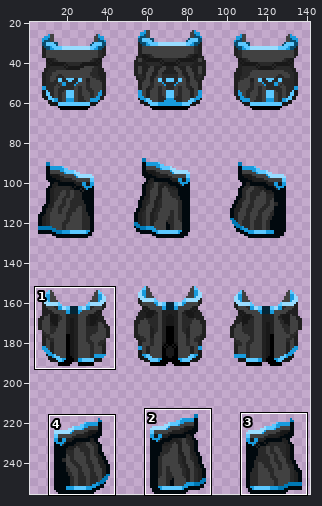
Two versions of one sprite sheet, data/sprites/outfit/dress/dress_065.png. Above, an overview of the earlier version with the close-up marked.
Close-up. Before:
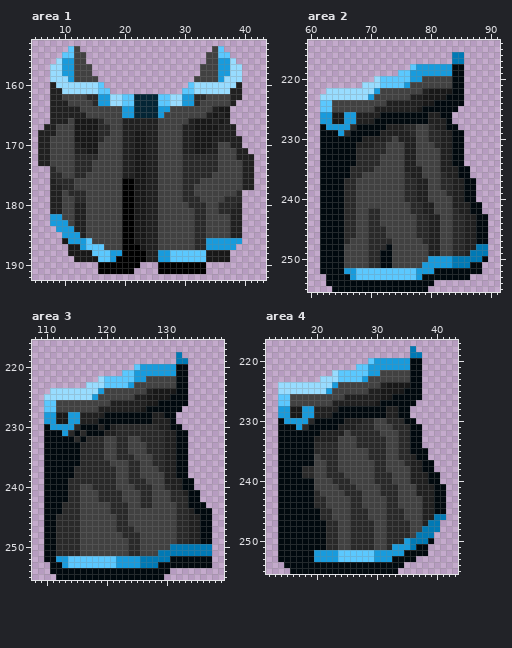
The file is 144x256 pixels. Shown: area 1: x 5..43, y 153..192; area 2: x 60..91, y 214..255; area 3: x 108..139, y 216..255; area 4: x 12..43, y 217..255. The wide view leaves out empty margins. The commit also changed other parts of the picture, which this record leaves out.
After:
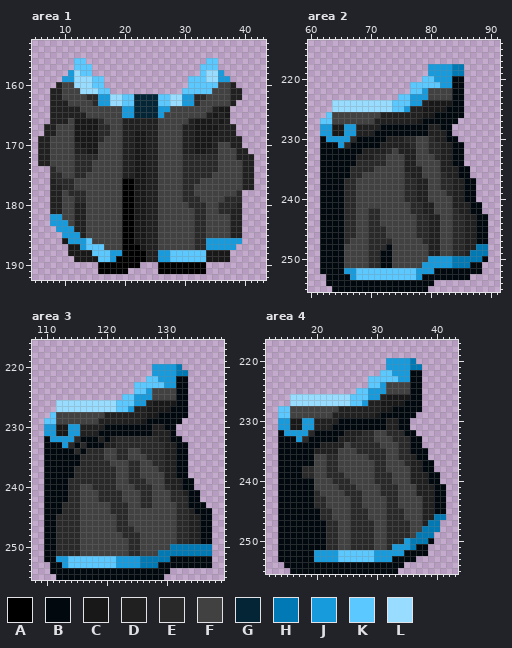
Palette (. is transparent): A #000000  B #01090e  C #181818  D #202020  E #292929  F #414141  G #042535  H #0079b5  J #189bdd  K #5bc8ff  L #98dcff
From old to new:
Area 1:
y 154: x 11..12 KF -> ..; x 35..36 FK -> ..
y 155: x 10..13 KKFF -> ....; x 34..37 FFKK -> ....
y 156: x 9..13 LJJFF -> ...KK; x 34..38 FFJJL -> KK...
y 157: x 8..14 LLJJFFF -> ....KKK; x 33..39 FFFJJLL -> KKK....
y 158: x 8..10 LLJ -> ...; x 12..14 FFF -> LKK; x 33..35 FFF -> KLL; x 37..39 JLL -> ...
y 159: x 8..10 LLL -> ..J; x 12..16 FFFF. -> LLLKK; x 31..35 .FFFF -> KKKLL; x 37..39 LLL -> J..
y 160: x 8..11 DLLL -> .DFF; x 15 L -> K; x 32..39 LLLLLLLD -> KKKKFFD.
y 161: x 10..12 LLL -> FFF; x 32..37 LLLLLL -> KKKFFF
y 168: x 6 D -> .
y 191: x 21 A -> .
Area 2:
y 216..217: x 84..85 HH -> ..
y 218: x 77..79 KJJ -> ...; x 84..85 BB -> HH
y 219: x 75..79 KKJJJ -> .....; x 84..85 BB -> HH
y 220: x 71..83 LKKKKKJJFFFFF -> ........KKJJJ
y 221: x 69..83 LLLKKKKJFFFFFFF -> ........KKKKKJJ
y 222: x 63..83 LLLLLLLLJFFFFFFFDCCCC -> ..............KKJFFFF
y 223: x 62..83 LLLLLLLLJFFFFFFDDCCCCB -> .............KKJJJFFFF
y 224: x 62..79 KKFFFFFFFFFDDDDDDC -> ..LLLLLLLLLLKKKJJD; x 81..83 BBB -> CCC
y 225: x 62..76 KKFFFFFFFDDDDDD -> ..LLLLLLLLLLKKJ; x 78..82 CBBBB -> DCCCC; x 85 . -> B
y 226: x 62..81 JJCCJJDDDDBBBBBBBBDD -> .KFFFFFFFFDDDDDDDCCB; x 84..85 .. -> BB
y 227: x 62..78 JJCCJJDDDBBBBBBBB -> KKFFFFFFFDDDDDDDC; x 80..82 DDD -> BBB; x 84 . -> B
y 228: x 62 B -> J; x 64..65 JJ -> CC; x 67..71 EBBBB -> JDDDD; x 73..80 DDDEEFFE -> BBBBBBBD; x 82 D -> B; x 84 B -> .
y 229: x 62..70 BBBJEBBBB -> JJCCJJDDD; x 72..81 DDDDDEFFEE -> BBBBBBBBDD; x 83..85 DBB -> B..
y 230: x 63..67 BBBBB -> JJJJE; x 69..74 DDDDEF -> BBBBDD; x 76..77 DD -> EE; x 81 E -> D; x 83 D -> B; x 85 B -> .
y 231: x 65..66 BB -> JE; x 68..75 DDDEEFFF -> BBBBDDDD; x 77 D -> E; x 80 F -> E
y 232: x 68..73 EEEEEF -> BDDDDE; x 75 F -> D; x 80..81 FF -> EE
y 233: x 68..70 EEE -> DDD; x 72 F -> E; x 81 F -> E
y 234: x 72 F -> E
Area 3:
y 218: x 132 H -> .
y 219: x 132..133 HH -> ..
y 220: x 125..127 KJJ -> ...; x 132..133 BB -> H.
y 221: x 123..127 KKJJJ -> .....; x 132..133 BB -> HH
y 222: x 119..131 LKKKKKJJFFFFF -> ........KKJJJ
y 223: x 117..131 LLLKKKKJFFFFFFF -> ........KKKKKJJ
y 224: x 111..131 LLLLLLLLJFFFFFFFDCCCC -> ..............KKJFFFF
y 225: x 110..131 LLLLLLLLJFFFFFFDDCCCCB -> .............KKJJJFFFF
y 226: x 110..127 KKFFFFFFFFFDDDDDDC -> ..LLLLLLLLLLKKKJJD; x 129..131 BBB -> CCC
y 227: x 110..124 KKFFFFFFFDDDDDD -> ..LLLLLLLLLLKKJ; x 126..130 CBBBB -> DCCCC; x 133 . -> B
y 228: x 110..129 JJCCJJDDDDBBBBBBBBDD -> .KFFFFFFFFDDDDDDDCCB; x 132..133 .. -> BB
y 229: x 110..126 JJCCJJDDDBBBBBBBB -> KKFFFFFFFDDDDDDDC; x 128..130 DDD -> BBB; x 132 . -> B
y 230: x 110 B -> J; x 112..113 JJ -> CC; x 115..118 EBBB -> JDDD; x 121..128 DEEEEEEE -> BBBBBBBD; x 130 D -> B; x 132 B -> .
y 231: x 110..118 BBBJEBEBB -> JJCCJJDDD; x 120..129 DDEEEEEEEE -> BBBBBBBBDD; x 131..133 DBB -> B..
y 232: x 111..114 BBBB -> JJJJ; x 117..121 EEEFF -> BBDBD; x 124..125 FF -> EE; x 129 E -> D; x 131 D -> B; x 133 B -> .
y 233: x 113..114 BB -> JE; x 117..121 EEEFF -> BBBDD; x 124..126 FFF -> EEE
y 234: x 115..116 BE -> EB; x 126 F -> E
y 235: x 124 E -> F; x 127 F -> E
Area 4:
y 218: x 36 H -> .
y 219: x 36..37 HH -> ..
y 220: x 29..31 KJJ -> ...; x 36..37 BB -> H.
y 221: x 27..31 KKJJJ -> .....; x 36..37 BB -> HH
y 222: x 23..35 LKKKKKJJFFFFF -> ........KKJJJ
y 223: x 21..35 LLLKKKKJFFFFFFF -> ........KKKKKJJ
y 224: x 14..35 LLLLLLLLLJFFFFFFFDCCCC -> ...............KKJFFFF
y 225: x 14..35 LLLLLLLLJFFFFFFDDCCCCB -> .............KKJJJFFFF
y 226: x 14..31 KKFFFFFFFFFDDDDDDC -> ..LLLLLLLLLLKKKJJD; x 33..35 BBB -> CCC
y 227: x 14..28 KKFFFFFFFDDDDDD -> ..LLLLLLLLLLKKJ; x 30..34 CBBBB -> DCCCC; x 37 . -> B
y 228: x 14..33 JJCCJJDDDDBBBBBBBBDD -> KKFFFFFFFFDDDDDDDCCB; x 36..37 .. -> BB
y 229: x 14..30 JJCCJJDDDBBBBBBBB -> KKFFFFFFFDDDDDDDC; x 32..33 DD -> BB; x 36 . -> B
y 230: x 14 B -> J; x 16..17 JJ -> CC; x 19..23 EBBBB -> JDDDD; x 25..34 DDDEEFFEEE -> BBBBBBBDDB; x 36 B -> .
y 231: x 14..22 BBBJEBBBB -> JJCCJJDDD; x 24..37 DDDEEEFFFEEEBB -> BBBBBBBBDDBB..
y 232: x 15..19 BBBBB -> JJJJE; x 21..27 DDDDFEE -> BBBBDDD; x 30 E -> F; x 32..33 FF -> EE; x 35 E -> B; x 37 B -> .
y 233: x 17..18 BB -> JE; x 20..26 DDDDFFF -> BBBBDDD; x 30..31 EE -> FF; x 33 F -> E
y 234: x 20..24 EEEEF -> BDDDD; x 26 F -> E; x 31 E -> F
y 235: x 20..23 EEEE -> DDDD; x 27..28 FF -> EE
y 236: x 21 E -> F
Where, in picture pixels (left, top, right, bottom), the same in both close-ups:
changed: (50, 46, 104, 94)
changed: (188, 46, 242, 94)
erased: (38, 130, 44, 136)
erased: (128, 268, 134, 274)
changed: (320, 52, 464, 166)
changed: (44, 352, 188, 460)
changed: (278, 346, 422, 460)
